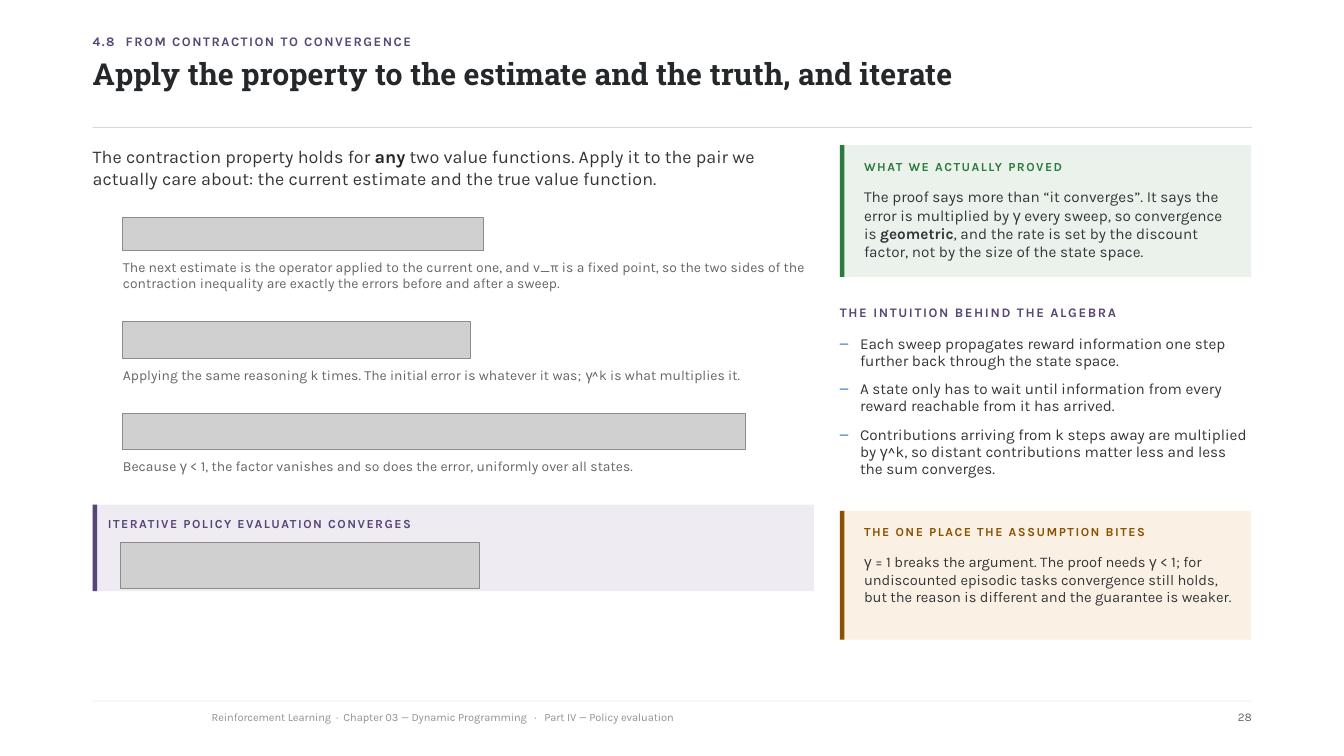
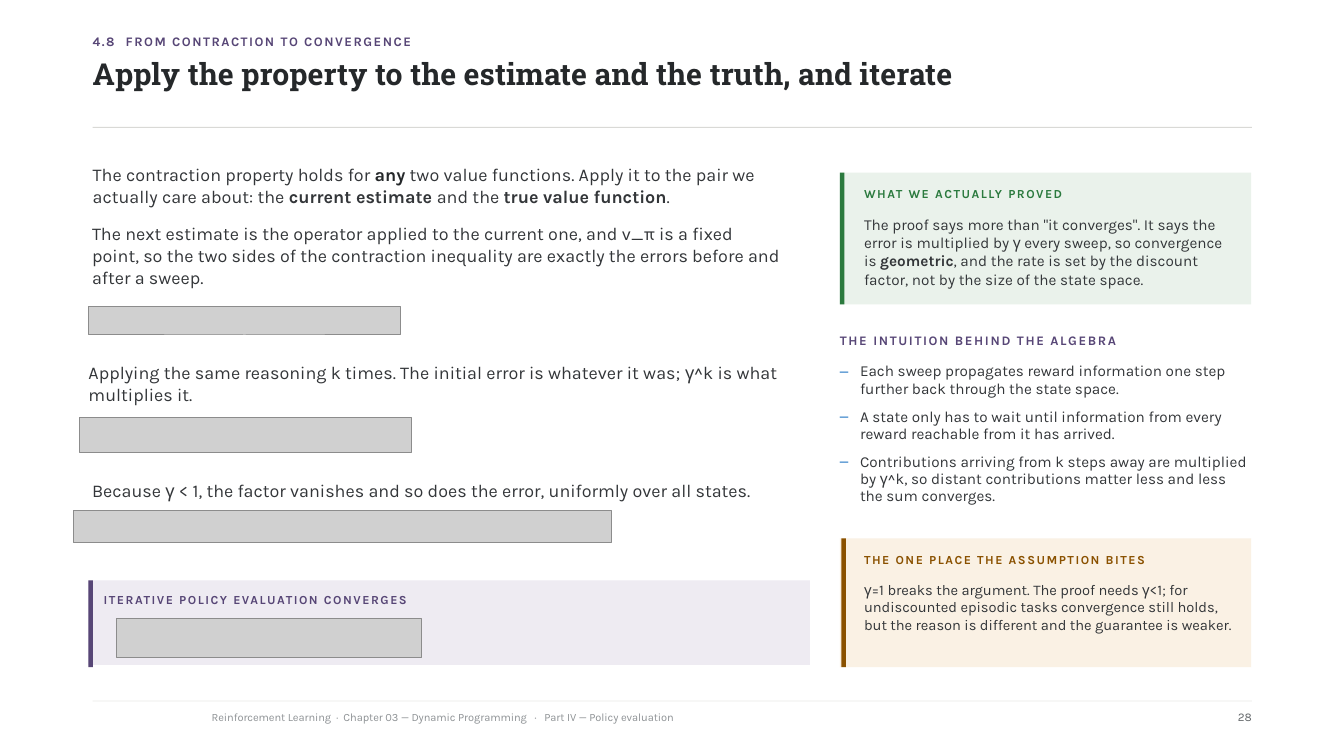
Before and after one commit to riccardoberta/reinforcement-learning, a slide deck: slide 28 of 03 - Dynamic Programming/slides.pptx. Drawn at 1344x756 pixels with LibreOffice and Linux fonts; fonts in the diff are those of the drawing; grey boxes stand for pictures; background and template pictures are left out. Boxes give left, top, right and bottom in pixels: in the first picture for what was removed or moved away, otherwise in the second. Text is boxed around its words. In the diff, an @@ line names an element or a change of style, - is before the commit and + after.

```diff
--- a/03 - Dynamic Programming/slides.pptx
+++ b/03 - Dynamic Programming/slides.pptx
@@ text "The contraction property holds for ...": place and size @@
-text "The contraction property holds for ..." at box(93, 150, 754, 190)
+text "The contraction property holds for ..." at box(93, 168, 754, 208)
@@ text "The contraction property holds for ..." at box(93, 168, 754, 208): bold on in "current estimate true value function." @@
@@ text "WHAT WE ACTUALLY PROVED": place and size @@
-text "WHAT WE ACTUALLY PROVED" at box(864, 161, 1243, 181)
+text "WHAT WE ACTUALLY PROVED" at box(864, 189, 1243, 209)
@@ text "The next estimate is the ..." at box(92, 227, 779, 289): size 10 to 12.8 pt, text colour #626669 to #333639; line spacing 11.8pt to 15.6pt @@
@@ text "The next estimate is the ...": place and size @@
-text "The next estimate is the ..." at box(123, 262, 805, 292)
+text "The next estimate is the ..." at box(92, 227, 779, 289)
@@ picture removed at box(123, 217, 484, 250) @@
@@ text at box(864, 219, 1223, 289): text changed @@
-The proof says more than “it converges”. It says the error is multiplied by γ every sweep, so convergence is geometric, and the rate is set by the discount factor, not by the size of the state space.
+The proof says more than "it converges". It says the error is multiplied by γ every sweep, so convergence is geometric, and the rate is set by the discount factor, not by the size of the state space.
@@ picture added at box(89, 307, 400, 336) @@
@@ picture removed at box(123, 322, 470, 358) @@
@@ text "Applying the same reasoning k ...": place and size @@
-text "Applying the same reasoning k ..." at box(123, 370, 740, 384)
+text "Applying the same reasoning k ..." at box(88, 366, 778, 406)
@@ text "Applying the same reasoning k ..." at box(88, 366, 778, 406): size 10 to 12.8 pt, text colour #626669 to #333639; line spacing 11.8pt to 15.6pt @@
@@ picture added at box(80, 417, 411, 453) @@
@@ picture removed at box(123, 413, 745, 450) @@
@@ text "Because γ < 1, the ...": place and size @@
-text "Because γ < 1, the ..." at box(123, 461, 632, 475)
+text "Because γ < 1, the ..." at box(92, 484, 751, 502)
@@ text "Because γ < 1, the ..." at box(92, 484, 751, 502): size 10 to 12.8 pt, text colour #626669 to #333639 @@
@@ picture added at box(73, 511, 611, 543) @@
@@ 4 rectangles, 2 texts: place and size @@
-4 rectangles, 2 texts at box(840, 145, 1251, 640)
+4 rectangles, 2 texts at box(840, 172, 1251, 667)
@@ picture removed at box(121, 543, 480, 590) @@
@@ text "THE ONE PLACE THE ASSUMPTION ...": place and size @@
-text "THE ONE PLACE THE ASSUMPTION ..." at box(864, 528, 1145, 536)
+text "THE ONE PLACE THE ASSUMPTION ..." at box(864, 556, 1145, 564)
@@ 2 rectangles, 1 text: place and size @@
-2 rectangles, 1 text at box(93, 505, 815, 592)
+2 rectangles, 1 text at box(89, 581, 811, 667)
@@ text at box(864, 585, 1232, 634): spaces changed @@
-γ = 1 breaks the argument. The proof needs γ < 1; for undiscounted episodic tasks convergence still holds, but the reason is different and the guarantee is weaker.
+γ=1 breaks the argument. The proof needs γ<1; for undiscounted episodic tasks convergence still holds, but the reason is different and the guarantee is weaker.
@@ picture added at box(117, 619, 422, 658) @@
```
Also in this commit, not shown: 20 other slides changed, 10 other files.
